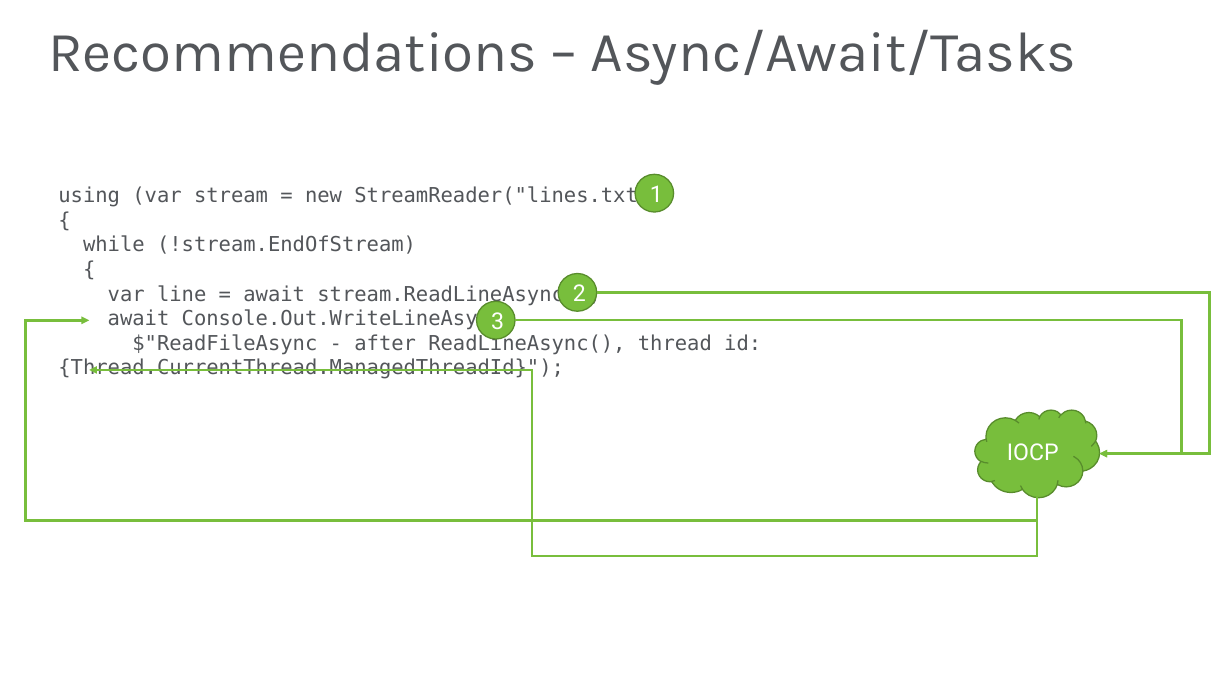
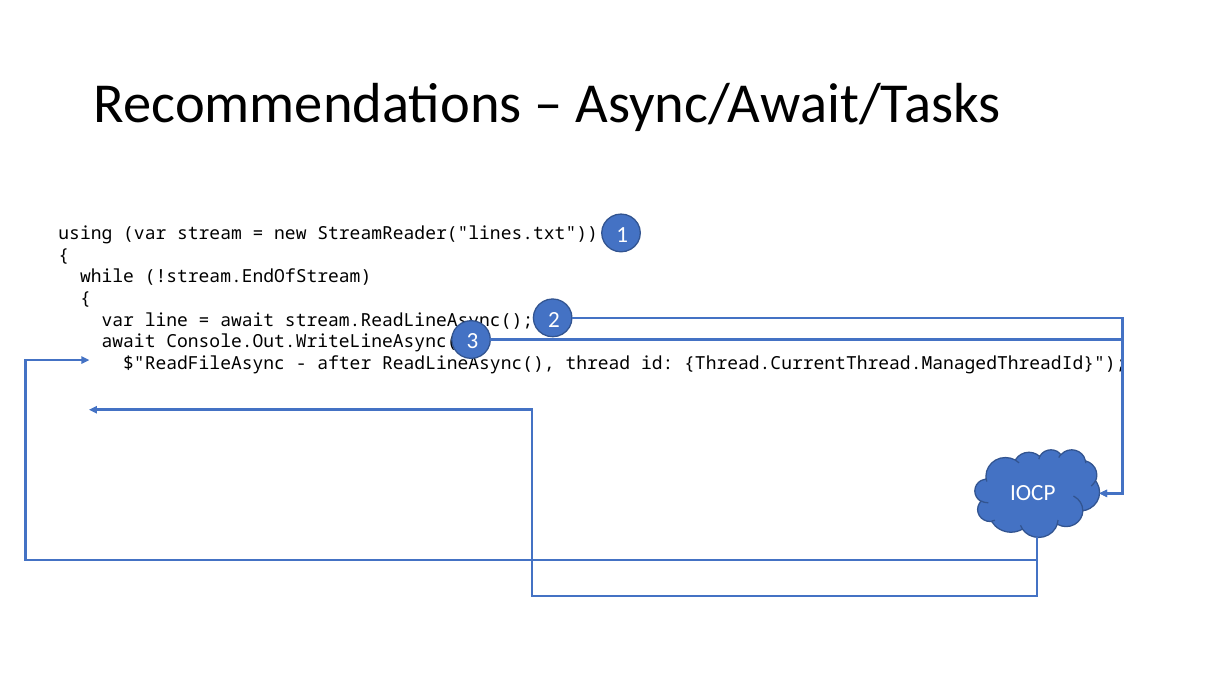
Before and after one commit to JasonBock/Presentations, a slide deck: slide 27 of Concurrent Programming in .NET.pptx. Drawn at 1232x693 pixels with LibreOffice and Linux fonts; fonts in the diff are those of the drawing; background and template pictures are left out. Boxes give left, top, right and bottom in pixels: in the first picture for what was removed or moved away, otherwise in the second. Text is boxed around its words. In the diff, an @@ line names an element or a change of style, - is before the commit and + after.

```diff
--- a/Concurrent Programming in .NET.pptx
+++ b/Concurrent Programming in .NET.pptx
@@ title "Recommendations – Async/Await/Tasks": place and size @@
-title "Recommendations – Async/Await/Tasks" at box(48, 29, 1077, 85)
+title "Recommendations – Async/Await/Tasks" at box(94, 82, 1000, 131)
@@ title "Recommendations – Async/Await/Tasks" at box(94, 82, 1000, 131): font Karla to Calibri, text colour #53565A to #000000 @@
@@ text "using (var stream = new ...": place and size @@
-text "using (var stream = new ..." at box(58, 186, 761, 380)
+text "using (var stream = new ..." at box(58, 225, 1126, 374)
@@ text "using (var stream = new ..." at box(58, 225, 1126, 374): size 16 to 14 pt, font DejaVu Sans Mono to Noto Sans Mono, text colour #53565A to #000000 @@
@@ font Roboto to Calibri; fill #78BE3C to #4472C4; outline #598D2C 1 pt to #325491 1 pt in 4 elements at box(452, 321, 491, 359), box(975, 450, 1100, 538), box(533, 299, 572, 337), box(602, 214, 640, 252) @@
@@ ellipse "1": place and size @@
-ellipse "1" at box(635, 175, 674, 213)
+ellipse "1" at box(602, 214, 640, 252)
@@ ellipse "2": place and size @@
-ellipse "2" at box(558, 274, 597, 311)
+ellipse "2" at box(533, 299, 572, 337)
@@ ellipse "3": place and size @@
-ellipse "3" at box(477, 301, 516, 339)
+ellipse "3" at box(452, 321, 491, 359)
@@ elbow arrow moved from (515, 321) - (1100, 454) to (572, 318) - (1100, 494) @@
@@ elbow arrow (572, 318) - (1100, 494): stroke #78BE3C 2 pt to #4472C4 2 pt @@
@@ elbow arrow moved from (597, 292) - (1100, 454) to (491, 339) - (1100, 494) @@
@@ elbow arrow (491, 339) - (1100, 494): stroke #78BE3C 2 pt to #4472C4 2 pt @@
@@ elbow arrow moved from (1038, 497) - (90, 370) to (1038, 537) - (90, 360) @@
@@ elbow arrow (1038, 537) - (90, 360): stroke #78BE3C 2 pt to #4472C4 2 pt @@
@@ elbow arrow moved from (1038, 497) - (90, 321) to (1038, 537) - (90, 409) @@
@@ elbow arrow (1038, 537) - (90, 409): stroke #78BE3C 2 pt to #4472C4 2 pt @@
@@ cloud "IOCP": place and size @@
-cloud "IOCP" at box(975, 410, 1100, 498)
+cloud "IOCP" at box(975, 450, 1100, 538)
```
Also in this commit, not shown: 51 other slides changed, 3 slides added, 4 slides removed.
